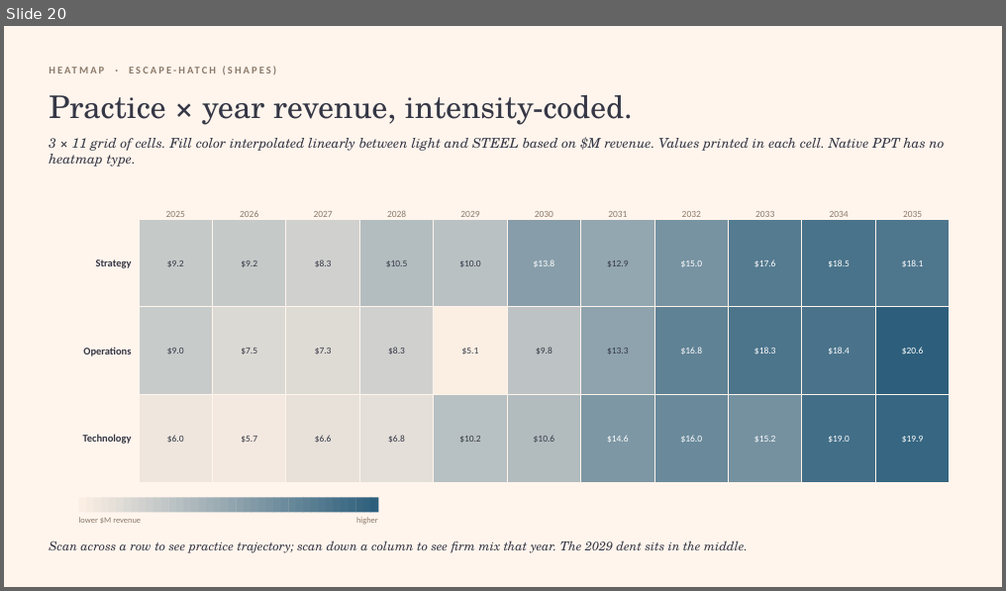
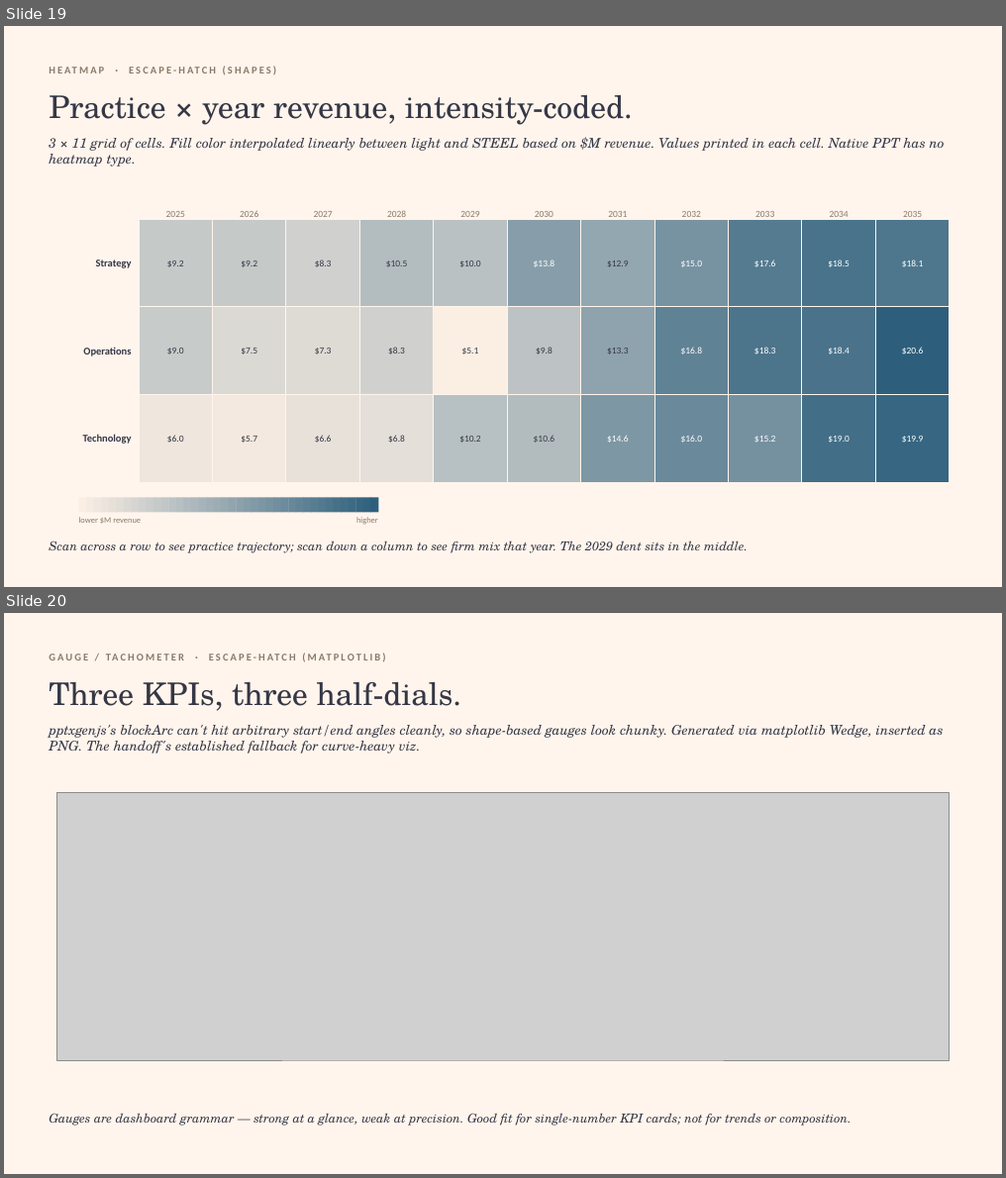
Before and after one commit to nsaperia/claude-pptx-plot, a slide deck: output/audit_deck.pptx. Shown one above the other, each under a label of ours: slide 20 before the commit, slides 19 and 20 after it. The pictures are 1006x591 and 1006x1178 pixels, drawn with LibreOffice and Linux fonts; fonts in the diff are those of the drawing; grey boxes stand for pictures. Boxes give left, top, right and bottom in pixels: in the first picture for what was removed or moved away, otherwise in the second. Text is boxed around its words. In the diff, an @@ line names an element or a change of style, - is before the commit and + after.

```diff
--- a/output/audit_deck.pptx
+++ b/output/audit_deck.pptx
@@ slide 20 added at <box>4,613,1002,1174</box>, background #FFF5ED @@
@@ text added at <box>49,651,648,671</box>, 10 pt, text #8A7968, bold @@
+GAUGE / TACHOMETER · ESCAPE-HATCH (MATPLOTLIB)
@@ text added at <box>49,682,461,711</box>, 30 pt, text #353745 @@
+Three KPIs, three half-dials.
@@ text added at <box>49,725,944,754</box>, 13 pt, text #353745, italic @@
+pptxgenjs's blockArc can't hit arbitrary start/end angles cleanly, so shape-based gauges look chunky. Generated via matplotlib Wedge, inserted as PNG. The handoff's established fallback for curve-heavy viz.
@@ picture added at <box>56,792,949,1060</box> @@
@@ text added at <box>49,1113,851,1126</box>, 12 pt, text #353745, italic @@
+Gauges are dashboard grammar — strong at a glance, weak at precision. Good fit for single-number KPI cards; not for trends or composition.
@@ what was slide 20 is now slide 19 @@
```
Also in this commit, not shown: 2 slides removed, 5 other files.
